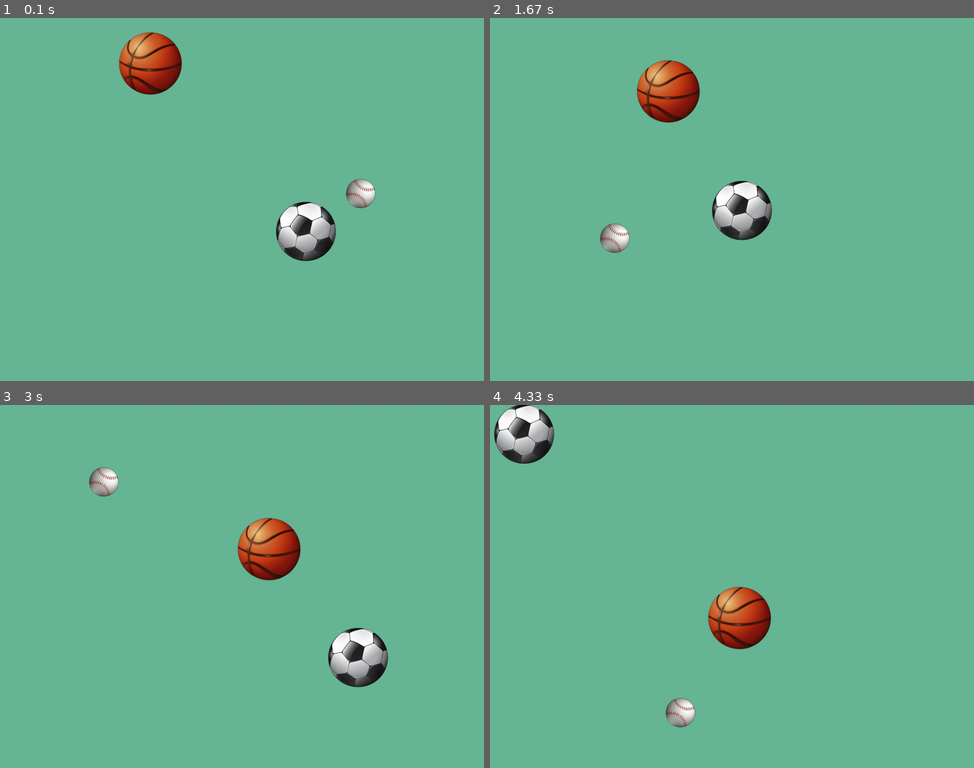
Above: before the commit, frames 1-4 (two rows, left to right).
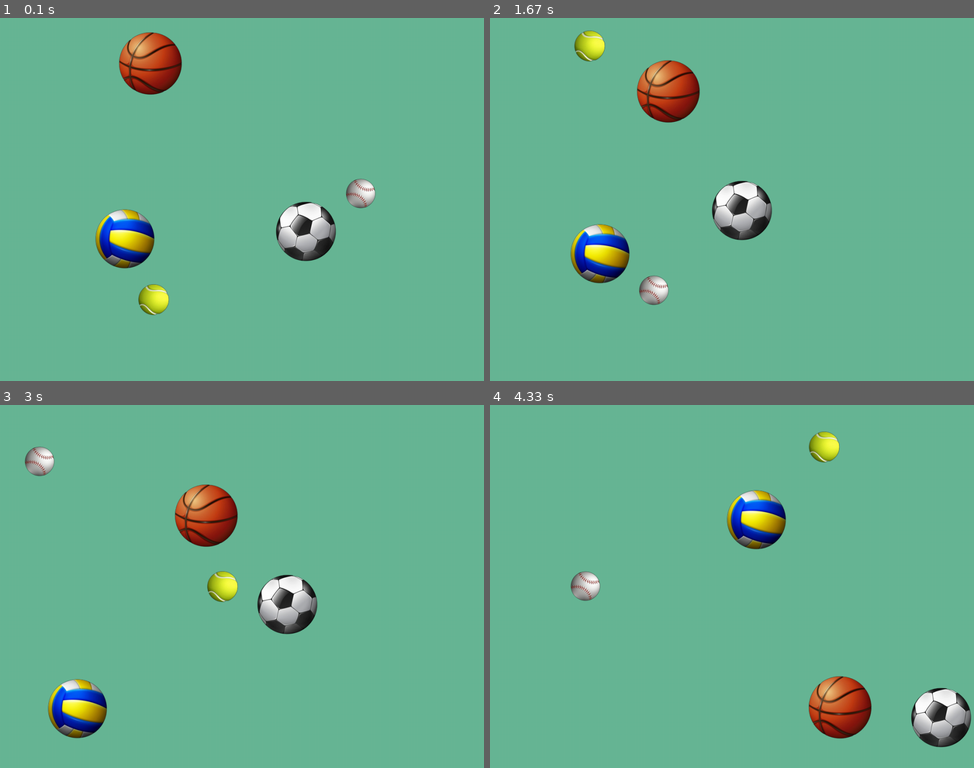
Above: after the commit, the same moments.

Repository: infProgram/inf371_spring2022-Pieces-Ho
Game: pygame game, started from pygameTutorials/classWithImage.py
Same seed, same stepped clock (60 frames per second), same inputs: the game is played once before the commit and once after it.
Inputs:
- Up to frame 1 (0.1 s): no input
- Up to frame 2 (1.67 s): no input
- Up to frame 3 (3 s): no input
- Up to frame 4 (4.33 s): no input

The runs differ from the first frame. In frame 1, 2.0% of the frame differs, in the area x 19-35%, y 52-82%; in frame 2, 2.5%; in frame 3, 9.5%; in frame 4, 9.5%, in the area x 0-100%, y 0-95%.

Commit message:
Done. There are 5 balls image moving & colliding

Diff:
--- a/pygameTutorials/classWithImage.py
+++ b/pygameTutorials/classWithImage.py
@@ -41,6 +41,9 @@
 ball001 = OneBall("soccer.png",4,3,520,340)
 ball002 = OneBall("basketball.png",3,-4,200,100)
 ball003 = OneBall("baseball.png",-3,4,700,400)
+ball004 = OneBall("tennis.png",-4,-5,320,600)
+ball005 = OneBall("volleyball.png",-2,2,210,400)
+
 isRunning = True
 while isRunning:
   for event in pygame.event.get():
@@ -50,10 +53,14 @@
   ball001.blit(screen)
   ball002.blit(screen)
   ball003.blit(screen)
+  ball004.blit(screen)
+  ball005.blit(screen)
 
   ball001.move()
   ball002.move()
   ball003.move()
+  ball004.move()
+  ball005.move()
 
   ball001.collide(ball002)
   ball002.collide(ball001)
@@ -63,5 +70,21 @@
   ball001.collide(ball003)
   ball002.collide(ball003)
 
+  ball004.collide(ball001)  # Add the fourth ball, add collide
+  ball004.collide(ball002)
+  ball004.collide(ball003)
+  ball001.collide(ball004)
+  ball002.collide(ball004)
+  ball003.collide(ball004)
+
+  ball005.collide(ball001)  # Add the fifth ball, add collide
+  ball005.collide(ball002)
+  ball005.collide(ball003)
+  ball005.collide(ball004)
+  ball001.collide(ball005)
+  ball002.collide(ball005)
+  ball003.collide(ball005)
+  ball004.collide(ball005)
+
   time.sleep(0.005)
   pygame.display.flip()  # 刷新整个界面显示  # pygame.display.update(_) 刷新指定部分显示
